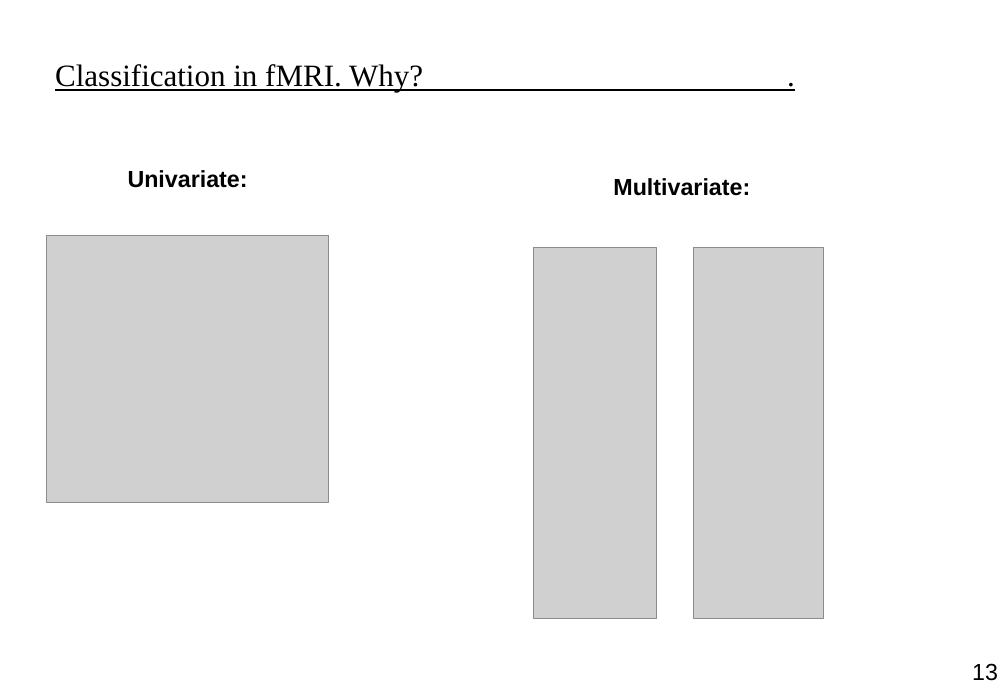
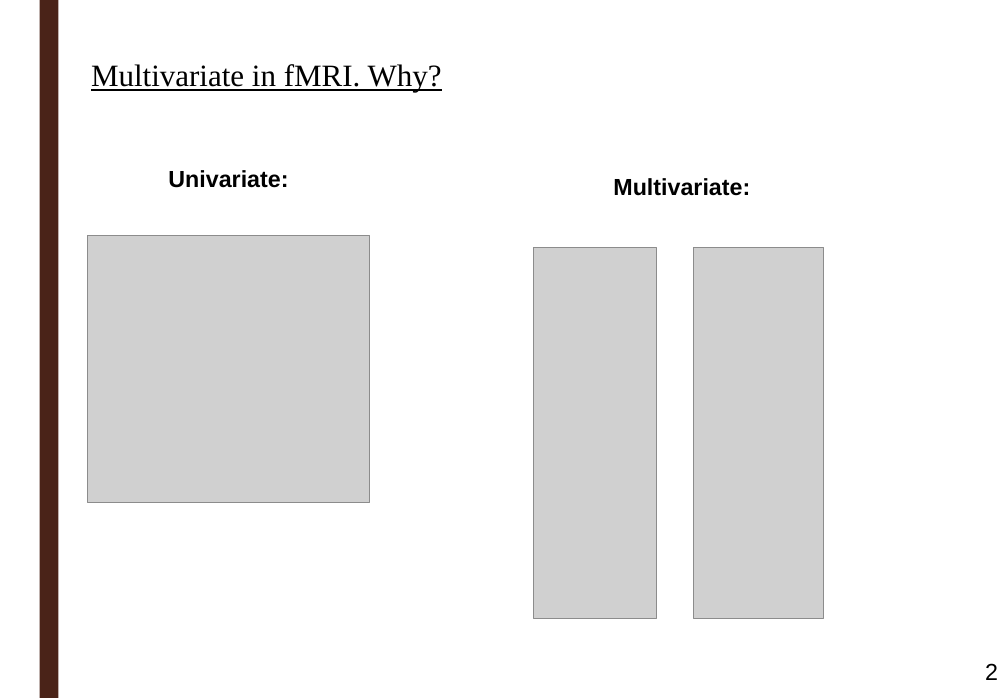
Before and after one commit to ortiztud/fmri_analysis_intro, a slide deck: slide 2 of slides/slides_session-5.pptx (slide 13 before the commit). Drawn at 1008x698 pixels with LibreOffice and Linux fonts; fonts in the diff are those of the drawing; grey boxes stand for pictures; background and template pictures are left out. Boxes give left, top, right and bottom in pixels: in the first picture for what was removed or moved away, otherwise in the second. Text is boxed around its words. In the diff, an @@ line names an element or a change of style, - is before the commit and + after.

```diff
--- a/slides/slides_session-5.pptx
+++ b/slides/slides_session-5.pptx
@@ rectangle added at bbox=[39, 0, 58, 698], fill #4A2318 @@
@@ text at bbox=[91, 64, 442, 92]: text changed @@
-Classification in fMRI. Why? .
+Multivariate in fMRI. Why?
@@ text "Univariate:": place and size @@
-text "Univariate:" at bbox=[128, 170, 248, 188]
+text "Univariate:" at bbox=[168, 170, 288, 188]
@@ picture: place and size @@
-picture at bbox=[46, 235, 329, 503]
+picture at bbox=[87, 235, 370, 503]
@@ page number at bbox=[985, 663, 998, 680]: text changed @@
-13
+2
```
Also in this commit, not shown: 19 other slides changed, 15 slides added, 7 slides removed, 1 other file.
